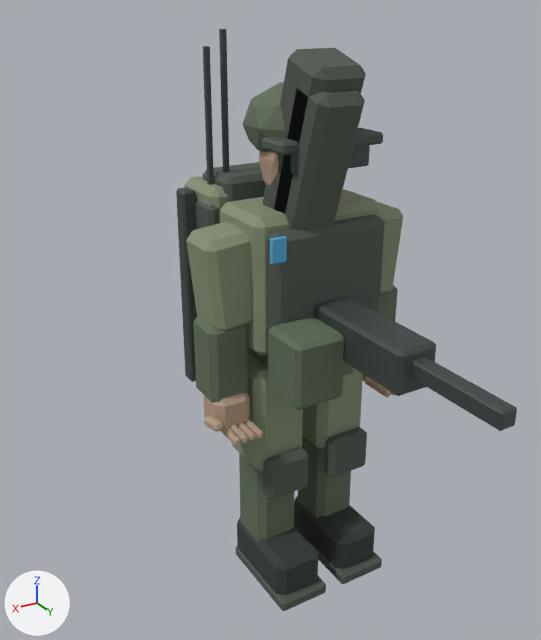
An edit to the glTF model public/models/soldier.glb, drawn before and after from the same camera.
One viewpoint serves both versions: a 50 mm camera at (1.32, 2.0, 2.03) aimed at (0.18, 0.11, 1.09). Arrows for +X, +Y and +Z are at lower left; the lights stay in place. The older version comes first. Vertices at exactly the same position are counted once.

The first picture shows 'GC_Soldier_Body', 'Gear_AA_TEAM', 'Gear_AT', 'Gear_COMMAND', 'Gear_ENGINEER', 'Gear_LOGISTICS', 'Gear_MG', 'Gear_MORTAR', 'Gear_SCOUT' and 1 more.
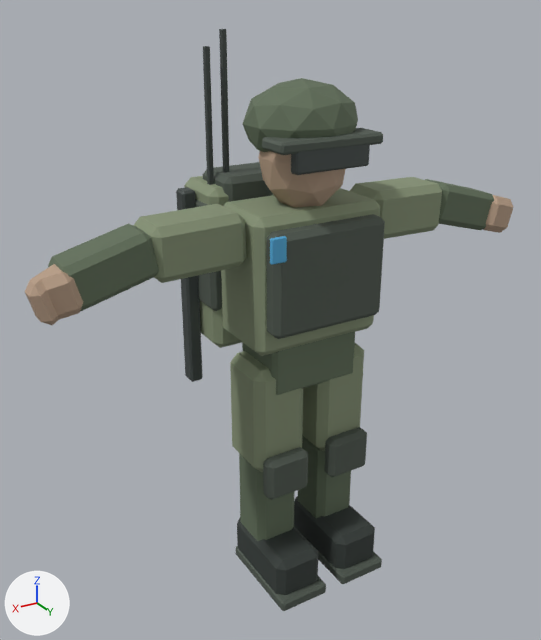
Pixel boxes (x1, y1, x2, y2) of what changed, in the pictures (541 x 640 px; the box of a moved part takes in the faces that stretch with it):
'GC_Soldier_Body', reshaped (124% wider)
    before: (186, 82, 403, 611)
    after: (25, 78, 513, 611)
'Gear_MG', no longer drawn
    before: (268, 297, 517, 431)
    faces in mat_weapon_steel (dark grey #4b5250): (314, 297, 517, 431)
    faces in mat_cloth_shadow_green (greyish green #616f59): (268, 317, 344, 410)
'Gear_AT', no longer drawn
    before: (274, 88, 365, 231)
'Gear_AA_TEAM', no longer drawn
    before: (262, 48, 366, 214)
part 1 of me_cube, added (beige)
    after: (25, 264, 83, 326)
part 2 of me_cube, added (beige)
    after: (483, 195, 513, 233)
part 3 of me_cube, deleted (beige)
    before: (204, 374, 395, 446)
part 4 of me_cube, moved or reshaped
    before: (186, 201, 403, 403)
    after: (48, 177, 494, 311)
'Gear_PILOT', unchanged, uncovered by the edit
    both: (291, 144, 370, 175)

The edits, one by one:
me_cube is used by ob_gc_soldier_body; location (0.0, 0.0, 0.0).
me_cube had 876 vertices, 1612 faces and spanned x -0.4..0.4, y -0.19..0.27, z 0.02..1.81.
me_cube now has 644 vertices, 1188 faces and spans x -0.91..0.91, y -0.19..0.27, z 0.02..1.81.
me_cube part 1: a new loose piece of 32 vertices spanning x 0.76..0.91, y -0.02..0.11, z 1.21..1.36, in mat_skin (beige #b89e86).
me_cube part 2: a new loose piece of 24 vertices spanning x -0.91..-0.76, y -0.02..0.11, z 1.21..1.36, in mat_skin (beige #b89e86).
me_cube part 3: 12 loose pieces with 288 vertices, spanning x -0.4..0.4, y -0.03..0.19, z 0.72..0.85, are deleted.
Part 4, on me_cube:
24 vertices are removed from x -0.38..0.38, y -0.07..0.09, z 0.81..0.83.
60 faces are deleted.
72 vertices move from x -0.38..0.38, y -0.09..0.09, z 1.06..1.38 to x -0.57..0.57, y -0.09..0.09, z 1.27..1.44.
6 vertices are added at (0.79, -0.05, 1.24), (0.82, -0.05, 1.34), (0.81, -0.05, 1.37), (-0.82, -0.05, 1.34), (-0.81, -0.05, 1.37), (-0.79, -0.05, 1.24).
6 new vertices lie (0.23, 0.0, -0.06) away from vertices in x 0.24..0.36, y -0.07..0.09, z 1.07.
6 new vertices lie (-0.23, 0.0, -0.06) away from vertices in x -0.36..-0.24, y -0.07..0.09, z 1.07.
6 new vertices lie (0.0, 0.11, 0.0) away from vertices in x -0.82..0.82, y -0.05, z 1.24..1.37.
60 new faces join them, mat_cloth_shadow_green (greyish green #616f59).
Object 'Gear_AA_TEAM' (ob_gear_aa_team) now shows nothing instead of me_cube_051.
Object 'Gear_AT' (ob_gear_at) now shows nothing instead of me_cube_039.
Object 'Gear_MG' (ob_gear_mg) now shows nothing instead of me_cube_036.
